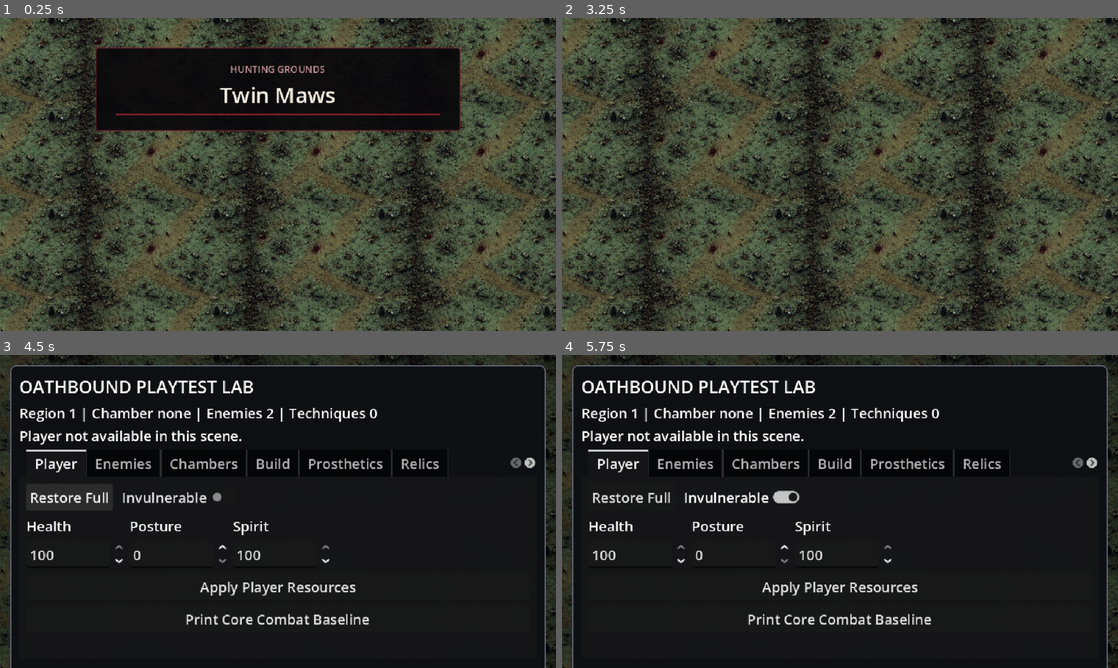
Above: before the commit, frames 1-4 (two rows, left to right).
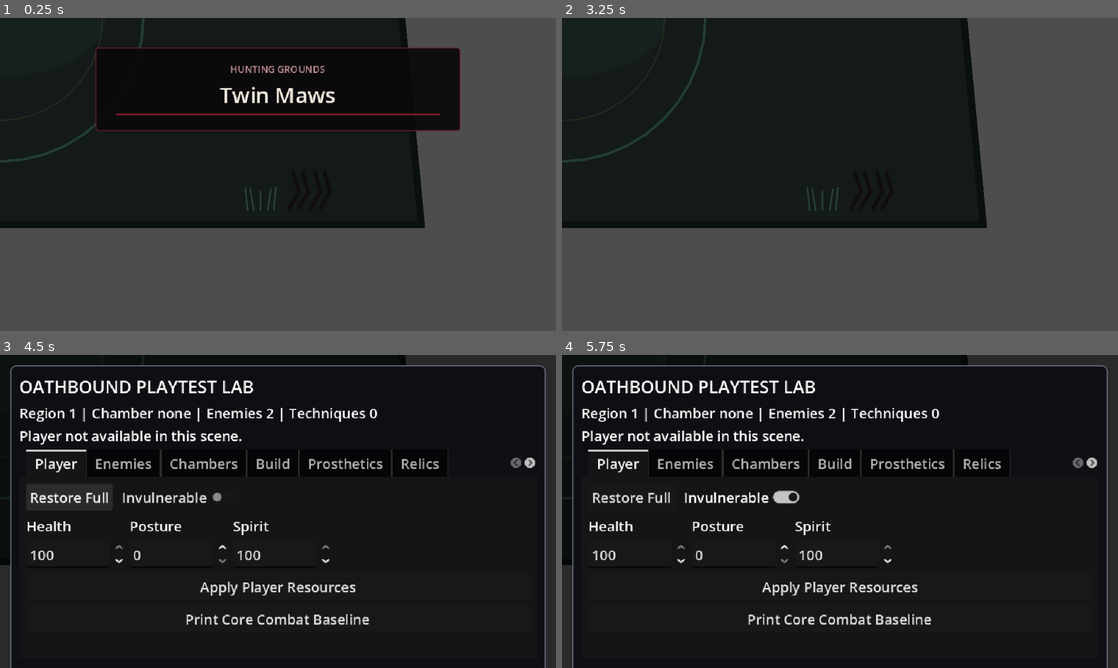
Above: after the commit, the same moments.

Repository: seancl8611/oathbound
Game: Godot game, scene res://Regions/Yomori/Chambers/TwinMawsChamber.tscn
Two runs of this game, one before a commit and one after it. Both use one fixed random seed, a clock stepped at 60 frames per second and the inputs below. This scene is started directly instead of the project's main scene. Sound files missing from this copy of the repository are replaced by a short silence.
Inputs (mouse positions are in pixels of both pictures, inside the frame that each line leads up to):
- Up to frame 1 (0.25 s): no input
- Up to frame 2 (3.25 s): tap Enter (ui_accept) at 0.5, 0.77, 1.25, 2, 2.75 s; move the mouse to (962, 158) at 0.52 s; press the mouse at (962, 158) at 0.53 s; hold D (right) 0.53-1.25 s; release the mouse at (962, 158) at 1.25 s; drag from (728, 190) to (812, 237) at 1.27 s; move the mouse to (895, 105) at 2.02 s; hold D (right) 2.03-2.75 s; tap E (execute_finisher) at 2.1 s; drag from (812, 237) to (673, 127) at 2.77 s
- Up to frame 3 (4.5 s): tap Enter (ui_accept) at 3.5, 3.77 s; move the mouse to (444, 558) at 3.52 s; hold A (left) 3.53-4.25 s; hold ` (playtest_lab_toggle) 3.53-4.25 s; click "Restore Full" at 4.25 s
- Up to frame 4 (5.75 s): click "Invulnerable" at 5 s

The runs differ from the first frame. In frame 1, 54% of the frame differs, in the area x 0-100%, y 0-100%; in frame 2, 68%; in frame 3, 2.8%; in frame 4, 2.8%.

Commit message:
Convert Twin Maws arena to three-quarter presentation

Diff:
--- a/game/oathbound/Regions/Yomori/Chambers/TwinMawsChamber.tscn
+++ b/game/oathbound/Regions/Yomori/Chambers/TwinMawsChamber.tscn
@@ -9,18 +9,34 @@
 [ext_resource type="Script" path="res://Utility/duo_boss_manager.gd" id="7_duo"]
 [ext_resource type="PackedScene" path="res://Enemy/Area 2/Boss/rootfang_runtime.tscn" id="8_rootfang"]
 [ext_resource type="PackedScene" path="res://Enemy/Area 2/Boss/briarthorn_runtime.tscn" id="9_briarthorn"]
+[ext_resource type="Script" path="res://Utility/ThreeQuarterPresentationVisibility.gd" id="10_visibility"]
+[ext_resource type="Script" path="res://Utility/ThreeQuarterRegionScenery.gd" id="11_scenery"]
+[ext_resource type="Script" path="res://Utility/ThreeQuarterCombatPresentation.gd" id="12_fx"]
 
 [node name="TwinMawsChamber" type="Node2D"]
 script = ExtResource("1_boss")
 metadata/area_id = 2
 
 [node name="Background" type="Sprite2D" parent="."]
+z_index = -1000
 texture_filter = 2
 texture_repeat = 2
 texture = ExtResource("3_bg")
 region_enabled = true
 region_rect = Rect2(-4000, -4000, 4000, 4000)
 modulate = Color(0.68, 0.75, 0.63, 1)
+
+[node name="ThreeQuarterPresentation" type="Node2D" parent="."]
+script = ExtResource("10_visibility")
+hide_background_when_active = true
+
+[node name="Scenery" type="Node2D" parent="ThreeQuarterPresentation"]
+script = ExtResource("11_scenery")
+region_profile = "yomori"
+room_profile = "boss"
+
+[node name="CombatFX" type="Node2D" parent="ThreeQuarterPresentation"]
+script = ExtResource("12_fx")
 
 [node name="Loot" type="Node2D" parent="." groups=["loot"]]
 
Not shown: 1 places in game/oathbound/Regions/Yomori/Chambers/TwinMawsChamber.tscn that only renumber resources
